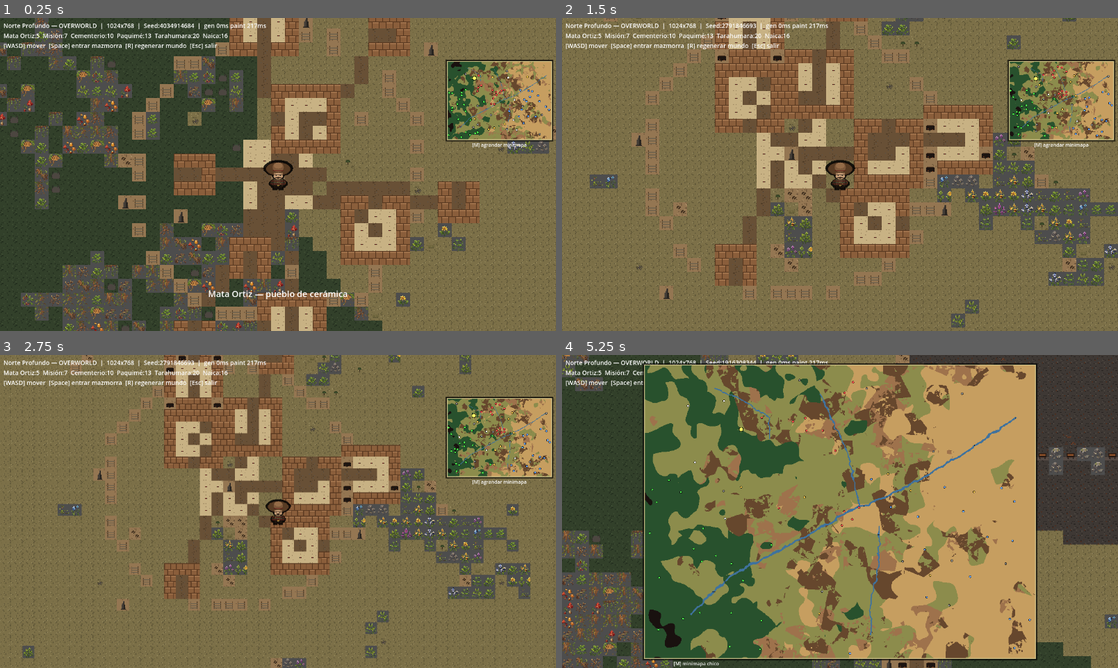
Above: before the commit, frames 1-4 (two rows, left to right).
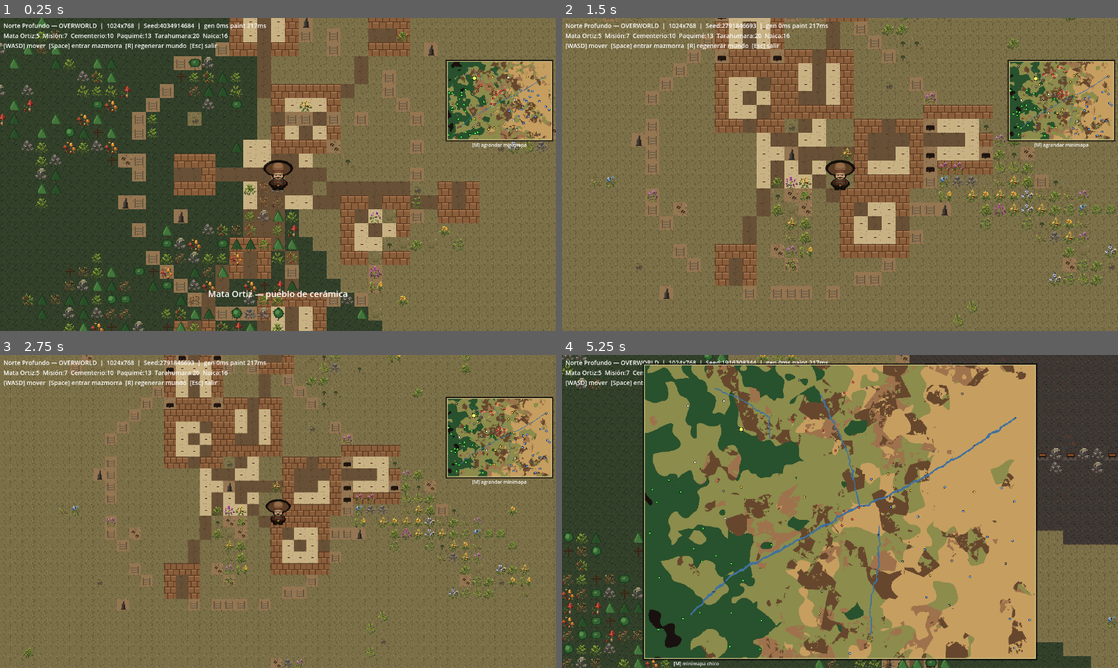
Above: after the commit, the same moments.

Repository: LF-Dguez/ludic2026polloRapi
Game: Godot game, scene res://scenes/Main.tscn
Two runs of this game, one before a commit and one after it. Both use one fixed random seed, a clock stepped at 60 frames per second and the inputs below.
Inputs (mouse positions are in pixels of both pictures, inside the frame that each line leads up to):
- Up to frame 1 (0.25 s): no input
- Up to frame 2 (1.5 s): tap Enter at 0.5 s; move the mouse to (962, 158) at 0.52 s; hold D 0.53-1.28 s; tap R at 0.6 s; tap Space at 0.77 s; move the mouse to (728, 190) at 1.27 s; hold S from 1.28 s (still down); tap Backspace at 1.35 s
- Up to frame 3 (2.75 s): tap Space at 1.52, 2 s; move the mouse to (333, 442) at 2.02 s; release S at 2.03 s; hold D from 2.03 s (still down); tap Q at 2.1 s
- Up to frame 4 (5.25 s): tap Enter at 2.75 s; move the mouse to (812, 574) at 2.77 s; release D at 2.78 s; hold W 2.78-3.53 s; tap E at 2.85 s; tap Space at 3.02, 3.77, 4.52 s; move the mouse to (1006, 558) at 3.52 s; hold A 3.53-5.03 s; tap M at 3.6 s; move the mouse to (673, 464) at 4.27 s; tap R at 4.35 s; move the mouse to (867, 511) at 5.02 s; hold S from 5.03 s (still down); tap Backspace at 5.1 s

The runs differ from the first frame. In frame 1, 13% of the frame differs, in the area x 0-99%, y 0-100%; in frame 2, 5.2%; in frame 3, 4.7%; in frame 4, 5.4%.

Commit message:
Fix: decor layer architecture + procedural top-down trees with canopy
Two user complaints addressed:

1. Gray backgrounds around decorations — fixed via OverworldDecorLayer:
   - Added 2nd TileMapLayer above OverworldLayer in Main.tscn
   - World class: new decor_tiles PackedInt32Array with 0xff sentinel for "no decor"
   - Biome PRIMARY always painted to base layer (no gray gaps)
   - DECOR painted to overlay with transparent background showing biome below
   - Player.gd collision now checks BOTH layers (trees on decor layer also block)

2. afuera tree tiles were sidescroller trunks (no canopy at 16x16) —
   generated procedural top-down trees in trees_topdown.png (8x1 atlas):
   - pino oscuro (sierra alta), encina (oak), sabino, cardón (saguaro top-down
   star), mezquite, palo verde, árbol seco, pino claro
   - Added as SRC_TREES=3 to overworld TileSet
   - BIOME_DECORS.SIERRA replaced trunk references with top-down trees
   - BIOME_DECORS.DESIERTO adds cardón/mezquite/palo verde
   - Player.gd: src 3 (trees) always impassable

Co-Authored-By: Claude Opus 4.7 (1M context) <noreply@anthropic.com>

Diff:
--- a/scenes/Main.tscn
+++ b/scenes/Main.tscn
@@ -21,6 +21,10 @@
 
 [node name="OverworldLayer" type="TileMapLayer" parent="."]
 scale = Vector2(2, 2)
+
+[node name="OverworldDecorLayer" type="TileMapLayer" parent="."]
+scale = Vector2(2, 2)
+z_index = 1
 
 [node name="DungeonLayer" type="TileMapLayer" parent="."]
 visible = false
--- a/scripts/Main.gd
+++ b/scripts/Main.gd
@@ -27,6 +27,8 @@
 const ATLAS_DESERT_ROWS := 8
 const ATLAS_AFUERA_COLS := 11
 const ATLAS_AFUERA_ROWS := 10
+const ATLAS_TREES_COLS := 8
+const ATLAS_TREES_ROWS := 1
 const ATLAS_PAQUIME_COLS := 4
 const ATLAS_PAQUIME_ROWS := 4
 const ATLAS_CAVE_COLS := 8
@@ -59,6 +61,7 @@
 @onready var canvas_modulate: CanvasModulate = $CanvasModulate
 @onready var dark_bg: ColorRect = $DarkBG
 @onready var overworld_layer: TileMapLayer = $OverworldLayer
+@onready var overworld_decor_layer: TileMapLayer = $OverworldDecorLayer
 @onready var dungeon_layer: TileMapLayer = $DungeonLayer
 @onready var cave_layer: TileMapLayer = $CaveLayer
 @onready var mines_layer: TileMapLayer = $MinesLayer
@@ -95,6 +98,8 @@
 
 func _ready() -> void:
 	overworld_layer.tile_set = _build_overworld_tileset()
+	# Decor layer comparte el mismo TileSet (3 sources)
+	overworld_decor_layer.tile_set = overworld_layer.tile_set
 	# Dungeons: source 0 = walls atlas, source 1 = floor tiles
 	dungeon_layer.tile_set = _build_dual_tileset(
 		"res://art/tiles/paquime_tiles.png", ATLAS_PAQUIME_COLS, ATLAS_PAQUIME_ROWS,
@@ -118,6 +123,7 @@
 	_apply_minimap_size()
 	# Pasa referencias al jugador
 	player.overworld_layer = overworld_layer
+	player.overworld_decor_layer = overworld_decor_layer
 	player.dungeon_layer = dungeon_layer
 	player.cave_layer = cave_layer
 	player.mines_layer = mines_layer
@@ -177,7 +183,7 @@
 			src1.create_tile(Vector2i(x, y))
 	ts.add_source(src1, 1)
 
-	# Source 2: afuera_clean.png (vegetación: árboles, arbustos, flores, rocas, hongos)
+	# Source 2: afuera_clean.png (vegetación: arbustos, flores, rocas, hongos, tocones)
 	var src2 := TileSetAtlasSource.new()
 	src2.texture = _load_texture("res://art/tiles/afuera_clean.png")
 	src2.texture_region_size = Vector2i(TILE_SOURCE, TILE_SOURCE)
@@ -185,6 +191,15 @@
 		for y in range(ATLAS_AFUERA_ROWS):
 			src2.create_tile(Vector2i(x, y))
 	ts.add_source(src2, 2)
+
+	# Source 3: trees_topdown.png — árboles top-down propios con canopy real
+	var src3 := TileSetAtlasSource.new()
+	src3.texture = _load_texture("res://art/tiles/trees_topdown.png")
+	src3.texture_region_size = Vector2i(TILE_SOURCE, TILE_SOURCE)
+	for x in range(ATLAS_TREES_COLS):
+		for y in range(ATLAS_TREES_ROWS):
+			src3.create_tile(Vector2i(x, y))
+	ts.add_source(src3, 3)
 
 	return ts
 
@@ -228,6 +243,7 @@
 	regenerating = true
 	mode = Mode.OVERWORLD
 	overworld_layer.visible = true
+	overworld_decor_layer.visible = true
 	dungeon_layer.visible = false
 	cave_layer.visible = false
 	mines_layer.visible = false
@@ -289,15 +305,24 @@
 
 func _paint_overworld(w) -> void:
 	overworld_layer.clear()
-	# Chunked: yield every ~60k cells para no freezear UI en mapas grandes (786k tiles)
+	overworld_decor_layer.clear()
+	# Chunked: yield every ~60k cells. Pinta BASE en overworld_layer,
+	# DECOR (con fondo transparente) en overworld_decor_layer encima.
 	var painted: int = 0
 	for y in range(w.height):
 		var row_off: int = y * w.width
 		for x in range(w.width):
+			# Base
 			var v: int = w.tiles[row_off + x]
 			var src: int = (v >> 16) & 0xff
 			var atlas: Vector2i = Vector2i((v >> 8) & 0xff, v & 0xff)
 			overworld_layer.set_cell(Vector2i(x, y), src, atlas)
+			# Decor (solo si no es sentinel 0xff)
+			var dv: int = w.decor_tiles[row_off + x]
+			var dsrc: int = (dv >> 16) & 0xff
+			if dsrc != 0xff:
+				var datlas: Vector2i = Vector2i((dv >> 8) & 0xff, dv & 0xff)
+				overworld_decor_layer.set_cell(Vector2i(x, y), dsrc, datlas)
 			painted += 1
 			if painted >= 60000:
 				painted = 0
@@ -316,6 +341,7 @@
 func _enter_paquime_dungeon(poi) -> void:
 	mode = Mode.DUNGEON_PAQUIME
 	overworld_layer.visible = false
+	overworld_decor_layer.visible = false
 	dungeon_layer.visible = true
 	cave_layer.visible = false
 	mines_layer.visible = false
@@ -385,6 +411,7 @@
 func _enter_cave_dungeon(poi) -> void:
 	mode = Mode.CAVE_TARAHUMARA
 	overworld_layer.visible = false
+	overworld_decor_layer.visible = false
 	dungeon_layer.visible = false
 	cave_layer.visible = true
 	mines_layer.visible = false
@@ -441,6 +468,7 @@
 func _enter_mine_dungeon(poi) -> void:
 	mode = Mode.MINE_NAICA
 	overworld_layer.visible = false
+	overworld_decor_layer.visible = false
 	dungeon_layer.visible = false
 	cave_layer.visible = false
 	mines_layer.visible = true
@@ -502,6 +530,7 @@
 func _exit_to_overworld() -> void:
 	mode = Mode.OVERWORLD
 	overworld_layer.visible = true
+	overworld_decor_layer.visible = true
 	dungeon_layer.visible = false
 	cave_layer.visible = false
 	mines_layer.visible = false
--- a/scripts/Overworld.gd
+++ b/scripts/Overworld.gd
@@ -8,6 +8,9 @@
 const SRC_OVERWORLD := 0
 const SRC_DESERT := 1
 const SRC_AFUERA := 2  # Atlas vegetación (afuera_clean.png 11x10)
+const SRC_TREES := 3   # Árboles top-down generados (trees_topdown.png 8x1)
+# trees_topdown index: 0=pino oscuro, 1=encina, 2=sabino, 3=cardón,
+# 4=mezquite, 5=palo verde, 6=árbol seco, 7=pino claro
 
 enum Biome {
 	DESIERTO, LLANOS, SIERRA, BARRANCA, MINERO, RIO, MESA, PICO,
@@ -44,6 +47,10 @@
 #   row 9 cols 0-10: hojas, ramas pequeñas
 const BIOME_DECORS := {
 	Biome.DESIERTO: [
+		# Cardón top-down (estrella verde) y palo verde — árboles del desierto chihuahuense
+		{"src": SRC_TREES, "atlas": Vector2i(3, 0)},  # cardón (impasable)
+		{"src": SRC_TREES, "atlas": Vector2i(4, 0)},  # mezquite (impasable)
+		{"src": SRC_TREES, "atlas": Vector2i(5, 0)},  # palo verde (impasable)
 		# Variantes del atlas dorado
 		{"src": SRC_DESERT, "atlas": Vector2i(1, 0)},
 		{"src": SRC_DESERT, "atlas": Vector2i(2, 0)},
@@ -91,28 +98,28 @@
 		{"src": SRC_AFUERA, "atlas": Vector2i(3, 8)},  # roca pequeña
 	],
 	Biome.SIERRA: [
-		{"src": SRC_OVERWORLD, "atlas": Vector2i(6, 1)},  # roca sierra (impasable, mantiene)
-		# ÁRBOLES REALES (impasables) — reemplazan los pinos verde-triángulo que yo dibujé
-		{"src": SRC_AFUERA, "atlas": Vector2i(0, 5)},  # árbol grande 1
-		{"src": SRC_AFUERA, "atlas": Vector2i(1, 5)},  # árbol grande 2
-		{"src": SRC_AFUERA, "atlas": Vector2i(2, 5)},  # árbol grande 3
-		{"src": SRC_AFUERA, "atlas": Vector2i(3, 5)},  # árbol grande 4
-		{"src": SRC_AFUERA, "atlas": Vector2i(4, 5)},  # árbol grande 5
-		{"src": SRC_AFUERA, "atlas": Vector2i(5, 5)},  # árbol grande 6
-		# Tronco caído y ramas (passable)
-		{"src": SRC_AFUERA, "atlas": Vector2i(7, 5)},  # tronco caído
-		{"src": SRC_AFUERA, "atlas": Vector2i(8, 5)},  # rama
-		# Arbustos verdes (passable)
+		# ÁRBOLES TOP-DOWN REALES con canopy visible (impasables)
+		{"src": SRC_TREES, "atlas": Vector2i(0, 0)},  # pino oscuro
+		{"src": SRC_TREES, "atlas": Vector2i(0, 0)},  # repeat para weight
+		{"src": SRC_TREES, "atlas": Vector2i(1, 0)},  # encina
+		{"src": SRC_TREES, "atlas": Vector2i(2, 0)},  # sabino
+		{"src": SRC_TREES, "atlas": Vector2i(6, 0)},  # árbol seco
+		{"src": SRC_TREES, "atlas": Vector2i(7, 0)},  # pino claro
+		{"src": SRC_TREES, "atlas": Vector2i(7, 0)},  # repeat
+		# Rocas grandes sierra (impasables)
+		{"src": SRC_AFUERA, "atlas": Vector2i(3, 8)},
+		{"src": SRC_AFUERA, "atlas": Vector2i(5, 8)},
+		# Sotobosque: arbustos del afuera (passable)
 		{"src": SRC_AFUERA, "atlas": Vector2i(0, 6)},
 		{"src": SRC_AFUERA, "atlas": Vector2i(1, 6)},
 		{"src": SRC_AFUERA, "atlas": Vector2i(4, 6)},
-		# Hongos rojos (zonas húmedas sierra)
-		{"src": SRC_AFUERA, "atlas": Vector2i(0, 7)},  # hongo rojo
-		{"src": SRC_AFUERA, "atlas": Vector2i(1, 7)},  # hongo
-		{"src": SRC_AFUERA, "atlas": Vector2i(2, 7)},  # hongos
-		# Tocones
-		{"src": SRC_AFUERA, "atlas": Vector2i(7, 8)},  # tocón
-		{"src": SRC_AFUERA, "atlas": Vector2i(8, 8)},  # tocón 2
+		# Hongos rojos
+		{"src": SRC_AFUERA, "atlas": Vector2i(0, 7)},
+		{"src": SRC_AFUERA, "atlas": Vector2i(1, 7)},
+		{"src": SRC_AFUERA, "atlas": Vector2i(2, 7)},
+		# Tocones (passable)
+		{"src": SRC_AFUERA, "atlas": Vector2i(7, 8)},
+		{"src": SRC_AFUERA, "atlas": Vector2i(8, 8)},
 	],
 	Biome.BARRANCA: [
 		{"src": SRC_OVERWORLD, "atlas": Vector2i(1, 2)},
@@ -181,7 +188,8 @@
 	var width: int
 	var height: int
 	var biomes: PackedInt32Array
-	var tiles: PackedInt32Array  # packed: (src<<16) | (x<<8) | y
+	var tiles: PackedInt32Array        # BASE layer: bioma primary o POI structure
+	var decor_tiles: PackedInt32Array  # OVERLAY: decoraciones con bg transparente
 	var pois: Array = []
 	var bridges: Array = []  # Array[Vector2i] — posiciones exactas de tiles puente
 	var seed_value: int
@@ -198,6 +206,18 @@
 	func set_tile(x: int, y: int, atlas: Vector2i) -> void:
 		# Default source 0 (overworld atlas)
 		tiles[y * width + x] = ((atlas.x & 0xff) << 8) | (atlas.y & 0xff)
+
+	func set_decor(x: int, y: int, src: int, atlas: Vector2i) -> void:
+		# Layer overlay: decoración con fondo transparente sobre base
+		decor_tiles[y * width + x] = ((src & 0xff) << 16) | ((atlas.x & 0xff) << 8) | (atlas.y & 0xff)
+
+	func clear_decor(x: int, y: int) -> void:
+		# Sentinel: src 0xff = no decoración
+		decor_tiles[y * width + x] = 0xff << 16
+
+	func has_decor(x: int, y: int) -> bool:
+		var raw: int = decor_tiles[y * width + x]
+		return ((raw >> 16) & 0xff) != 0xff
 
 	func get_tile_raw(x: int, y: int) -> int:
 		return tiles[y * width + x]
@@ -215,6 +235,11 @@
 	world.biomes.resize(w * h)
 	world.tiles = PackedInt32Array()
 	world.tiles.resize(w * h)
+	world.decor_tiles = PackedInt32Array()
+	world.decor_tiles.resize(w * h)
+	# Init decor layer con sentinel (0xff << 16 = no decor)
+	for i in range(w * h):
+		world.decor_tiles[i] = 0xff << 16
 	world.pois = []
 	world.bridges = []
 
@@ -356,17 +381,16 @@
 		for x in range(w):
 			var biome: int = world.get_biome(x, y)
 			var primary: Dictionary = BIOME_PRIMARY[biome]
-			var src: int = primary["src"]
-			var atlas: Vector2i = primary["atlas"]
+			# BASE siempre el primary del bioma (LLANOS verde, DESIERTO dorado, etc.)
+			world.set_tile_pair(x, y, primary["src"], primary["atlas"])
+			# DECOR opcional como OVERLAY (capa separada con fondo transparente)
 			var roll: float = (n_decor.get_noise_2d(x, y) + 1.0) * 0.5
 			var prob: float = DECOR_PROBS.get(biome, 0.0)
 			if roll < prob and BIOME_DECORS.has(biome) and not BIOME_DECORS[biome].is_empty():
 				var decors: Array = BIOME_DECORS[biome]
 				var idx: int = int(roll * 10000.0) % decors.size()
 				var d: Dictionary = decors[idx]
-				src = d["src"]
-				atlas = d["atlas"]
-			world.set_tile_pair(x, y, src, atlas)
+				world.set_decor(x, y, d["src"], d["atlas"])
 
 	# === Pase 4: POIs + stamps ===
 	_place_pois_chihuahua(world, rng)
--- a/scripts/Player.gd
+++ b/scripts/Player.gd
@@ -13,6 +13,7 @@
 var sprite: Sprite2D
 
 var overworld_layer: TileMapLayer
+var overworld_decor_layer: TileMapLayer
 var dungeon_layer: TileMapLayer
 var cave_layer: TileMapLayer
 var mines_layer: TileMapLayer
@@ -101,13 +102,19 @@
 		var src_id: int = layer.get_cell_source_id(Vector2i(tx, ty))
 		var atlas: Vector2i = layer.get_cell_atlas_coords(Vector2i(tx, ty))
 		if mode == 0:
-			# Overworld
+			# Overworld: check tanto base layer como decor layer overlay
 			if src_id == -1:
 				return false
-			# Chequeo explícito por (src_id, atlas.x, atlas.y) en vez de `in` para evitar
-			# weirdness de Variant comparison.
 			if _is_impassable_overworld_explicit(src_id, atlas):
 				return false
+			# También check decor overlay (árboles, rocas grandes están en decor layer)
+			var decor_layer: TileMapLayer = overworld_decor_layer if overworld_decor_layer != null else null
+			if decor_layer != null:
+				var d_src: int = decor_layer.get_cell_source_id(Vector2i(tx, ty))
+				if d_src != -1:
+					var d_atlas: Vector2i = decor_layer.get_cell_atlas_coords(Vector2i(tx, ty))
+					if _is_impassable_overworld_explicit(d_src, d_atlas):
+						return false
 		elif mode == 1:
 			# Paquimé: src 0 = atlas paquime. WHITELIST de tiles passable;
 			# todo lo demás src 0 (incluyendo T_WALL/T_WATER/T_VOID y cualquier
@@ -161,11 +168,14 @@
 		return false
 	# Source 2 (afuera — vegetación). Impasables: bases de árboles + rocas grandes.
 	if src_id == 2:
-		# Bases de árboles: row 5, cols 0-5 (6 tiles, troncos visualmente grandes)
+		# Bases de árboles row 5 cols 0-5 (no las uso pero por si acaso)
 		if atlas.y == 5 and atlas.x <= 5: return true
 		# Rocas grandes: row 8, cols 3-6
 		if atlas.y == 8 and atlas.x >= 3 and atlas.x <= 6: return true
-		return false  # arbustos, flores, hongos, tocones, hojas — passable
+		return false
+	# Source 3 (trees_topdown) — TODOS los árboles son impasables
+	if src_id == 3:
+		return true
 	return false
 
 
Binary file added: art/tiles/trees_topdown.png
Binary file added: art/tiles/trees_topdown_preview.png
Not shown, added: tools/gen_topdown_trees.py
